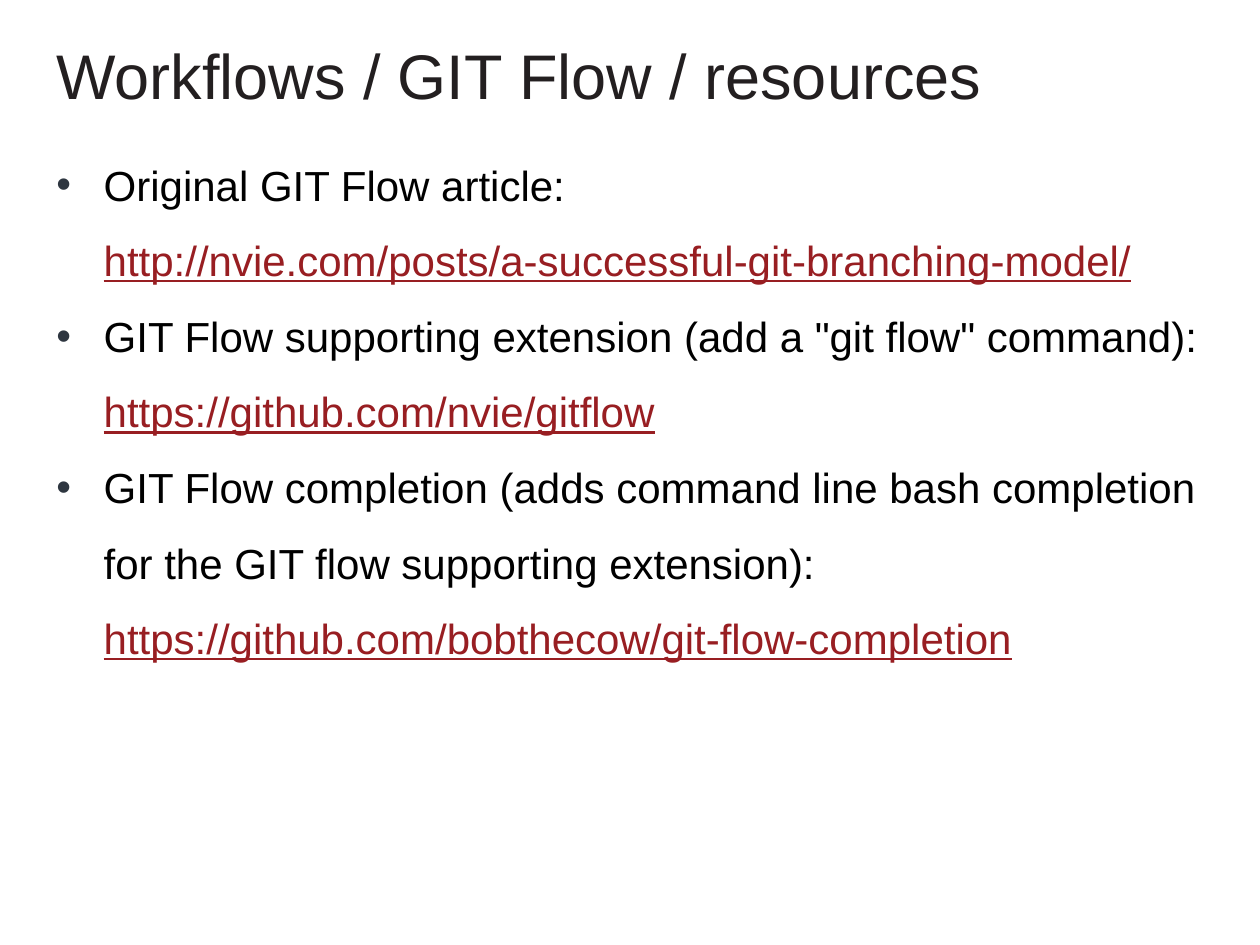
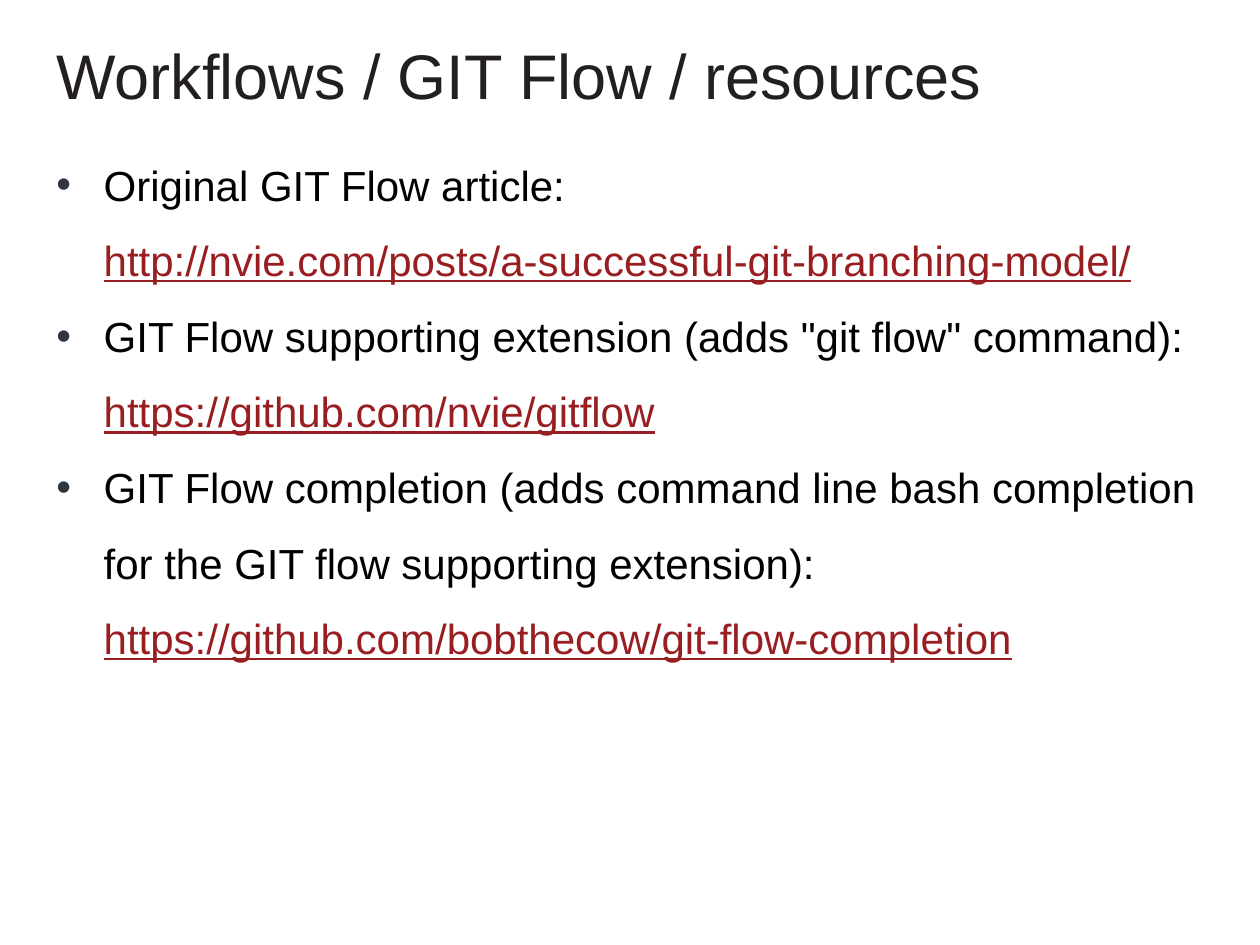
Before and after one commit to cvmocanu/git-presentation, a slide deck: slide 12 of GIT Presentation.pptx. Drawn at 1260x945 pixels with LibreOffice and Linux fonts; fonts in the diff are those of the drawing; background and template pictures are left out. Boxes give left, top, right and bottom in pixels: in the first picture for what was removed or moved away, otherwise in the second. Text is boxed around its words. In the diff, an @@ line names an element or a change of style, - is before the commit and + after.

Commit message:
small fixes

```diff
--- a/GIT Presentation.pptx
+++ b/GIT Presentation.pptx
@@ text at bbox=[104, 321, 1183, 436]: text changed @@
-• GIT Flow supporting extension (add a "git flow" command):
-  https://github.com/nvie/gitflow
+• GIT Flow supporting extension (adds "git flow" command):
+  https://github.com/nvie/gitflow
```
